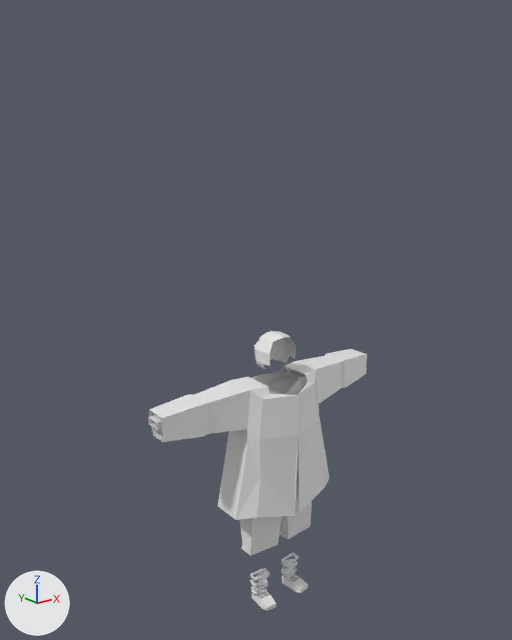
One commit to the Blender file personaje.blend: the scene before it, then after it.
The view is the same before and after, from a 50 mm lens placed at (-22.5, -26.6, 12.7), pointed at (-0.6, 0.7, 1.7). Arrows for +X, +Y and +Z are at lower left; the lights stay in place. The older version comes first.

Names of what the first picture shows: 'Camisa', 'Pans', 'Sueter', 'cabeza', 'zapatos'.
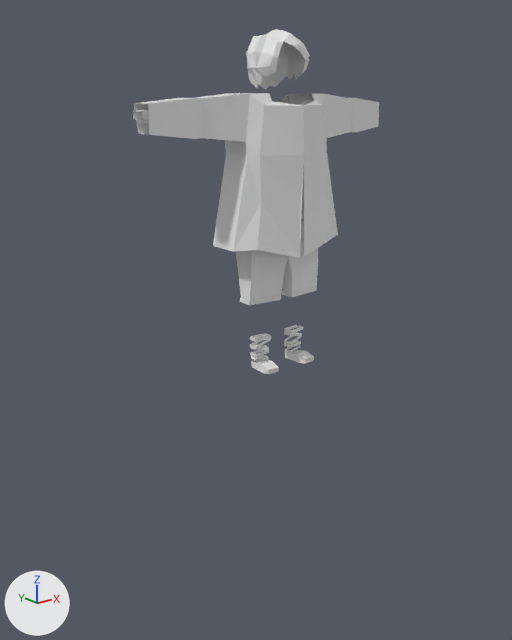
ob_humanoide is not drawn itself; it is used by a modifier of ob_zapatos.

Pixel boxes [x1, y1, x2, y2] of what changed, in the pictures (512 x 640 px):
'Sueter', moved: before [149, 349, 367, 520]; after [134, 93, 379, 258]
'Pans', moved: before [240, 472, 312, 556]; after [236, 219, 318, 305]
'Pelo', added: after [246, 29, 310, 90]
'zapatos', moved: before [250, 553, 308, 611]; after [250, 325, 314, 374]
'Camisa', moved (mostly hidden): before [148, 370, 308, 472]; after [133, 101, 313, 220]
'cabeza', hidden: before [254, 331, 296, 369]

Diff of the bpy script that builds the scene:
```diff
--- a/personaje.blend.py
+++ b/personaje.blend.py
@@ me_cube_009 @@
+me_cube_009.from_pydata(...)  # 134 vertices, 132 faces; spans x -1.33..1.33, y -1.24..1.19, z -1.06..1.59
+me_cube_009.materials.append(mat_material)  # white #e7e7e7
@@ ob_humanoide @@
 ob_humanoide = bpy.data.objects.new('Humanoide', me_cube)
-ob_humanoide.location = (0.0, 0.0, 0.0)
+ob_humanoide.location = (0.0, 0.0, 14.07)
 _m = ob_humanoide.modifiers.new('Simetrizar', 'MIRROR')
@@ ob_cabeza @@
 ob_cabeza = bpy.data.objects.new('cabeza', me_cube_006)
-ob_cabeza.location = (0.0, 0.0, 0.0)
+ob_cabeza.location = (0.0, 0.0, 14.07)
+ob_cabeza.hide_set(True)
@@ ob_sueter @@
 ob_sueter = bpy.data.objects.new('Sueter', me_cube_001)
-ob_sueter.location = (0.0, 0.0, 0.61)
+ob_sueter.location = (0.0, 0.0, 14.68)
 ob_sueter.scale = (1.11, 1.11, 1.11)
@@ ob_pans @@
 ob_pans = bpy.data.objects.new('Pans', me_cube_002)
-ob_pans.location = (0.0, 0.0, 0.53)
+ob_pans.location = (0.0, 0.0, 14.61)
 ob_pans.scale = (1.05, 1.05, 1.05)
@@ ob_camisa @@
 ob_camisa = bpy.data.objects.new('Camisa', me_cube_004)
-ob_camisa.location = (0.0, 0.0, 0.0)
+ob_camisa.location = (0.0, 0.0, 14.07)
 _m = ob_camisa.modifiers.new('Simetrizar', 'MIRROR')
@@ ob_zapatos @@
 ob_zapatos = bpy.data.objects.new('zapatos', me_cube_005)
-ob_zapatos.location = (0.0, 0.0, 0.04)
+ob_zapatos.location = (0.0, 0.0, 14.11)
 _m = ob_zapatos.modifiers.new('Simetrizar', 'MIRROR')
@@ ob_pelo @@
+ob_pelo = bpy.data.objects.new('Pelo', me_cube_009)
+ob_pelo.location = (0.0, 0.0, 14.07)
+_m = ob_pelo.modifiers.new('Solidificar', 'SOLIDIFY')
+_m.thickness = 0.02
```
